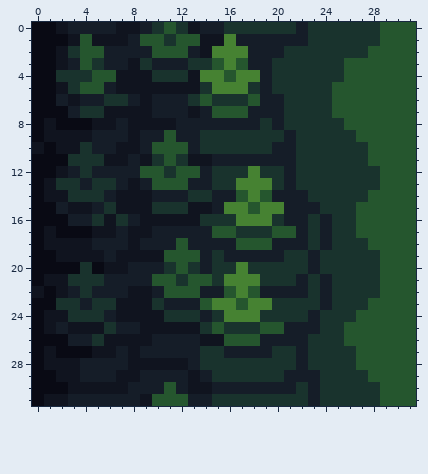
Two versions of one pixel-art file, ProjectAssets/Enviroment/AsepriteFiles/Forest_Wall_Left.aseprite. This is how it looked before the edit.
32x32 pixels, 1 frame.
The same view after the edit:
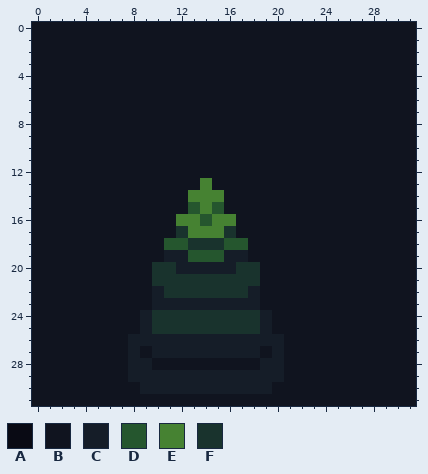
Palette (. is transparent): A #090a14  B #10141f  C #151d28  D #25562e  E #468232  F #19332d
Difference:
layer "Layer 4" now shown
layer "Layer 5" now shown
Changed rows in their new state; - is an unchanged pixel.
Layers "Layer 5", "Layer 4":
first column x 0:
 0 BB-BBBB--BBBB-BBBBBBBBBBBBBBBBBB
 1 BBB-B---BBBBBB--BBBBBBBBBBBBBBBB
 2 BB-BBBBBBBBBBB-BBBBBBBBBBBBBBBBB
 3 BB-BBBBB-BBBBBBBBBBBBBBBBBBBBBBB
 4 BBBBBBB---BBB-BBBBBBBBBBBBBBBBBB
 5 BB-BBBB-------BBBBBBBBBBBBBBBBBB
 6 BBB-BBBBB-BBBBBBBBBBBBBBBBBBBBBB
 7 BBBBBB----BBB-BBBBBBBBBBBBBBBBBB
 8 B-BBB--B----BBBBBBBBBBBBBBBBBBBB
 9 B----BBB-BBBBBBBBBBBBBBBBBBBBBBB
10 -B--BBB--BBBBBBBBBBBBBBBBBBBBBBB
11 BBBBBB--B-BBB--BBBBBBBBBBBBBBBBB
12 BB-BBBBBBBBBBBBBBBBBBBBBBBBBBBBB
13 B-BBBBBB-BBBBBEBBBBBBBBBBBBBBBBB
14 B--BBBB---BBBEEEBBBBBBBBBBBBBBBB
15 BBB--BB---BBBDEDBBBBBBBBBBBBBBBB
16 BBBBBB-BB---EEDEEBBBBBBBBBBBBBBB
17 B-BBB--B--BBFEEEFBBBBBBBBBBBBBBB
18 B----BBB-BBD-FFFD-BBBBBBBBBBBBBB
19 BB----B----CC-DD--BBBBBBBBBBBBBB
20 BBBBBB--BBF-CC-CCF-BBBBBBBBBBBBB
21 B--BBBBBBBFF-FF-FFFBBBBBBBBBBBBB
22 -B-BBBBB---FFFFFFFCBBBBBBBBBBBBB
23 BBBBBBB---C---CCCCCBBBBBBBBBBBBB
24 B--BBBB--CF---F-FFFCBBBBBBBBBBBB
25 B-B---BBBCFFFF-F---CBBBBBBBBBBBB
26 BBBBBB--CC----CCCCC--BBBBBBBBBBB
27 B-BBB--BCB----CC---BCBBBBBBBBBBB
28 B---BBBBCC---BBBBBBCCBBBBBBBBBBB
29 BB--BBB-C----C-CCCCCCBBBBBBBBBBB
30 BBB-----B--C-CC-----BBBBBBBBBBBB
31 B--BBBBBB-BBBBBBBBBBBBBBBBBBBBBB
